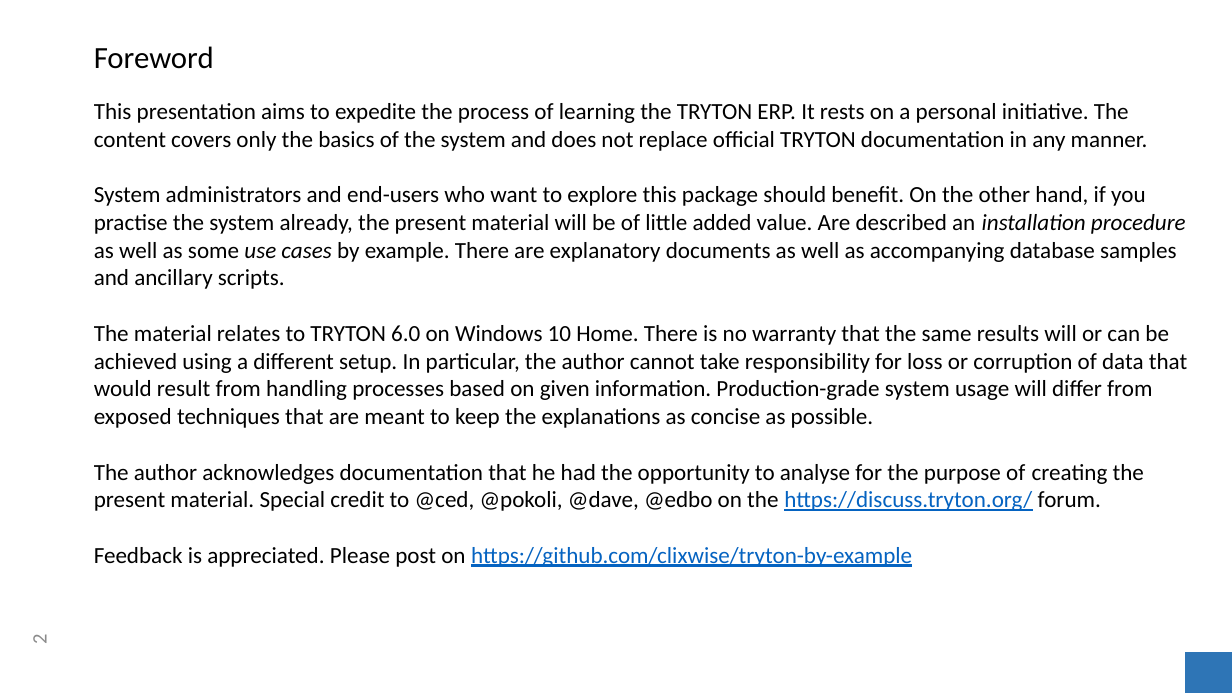
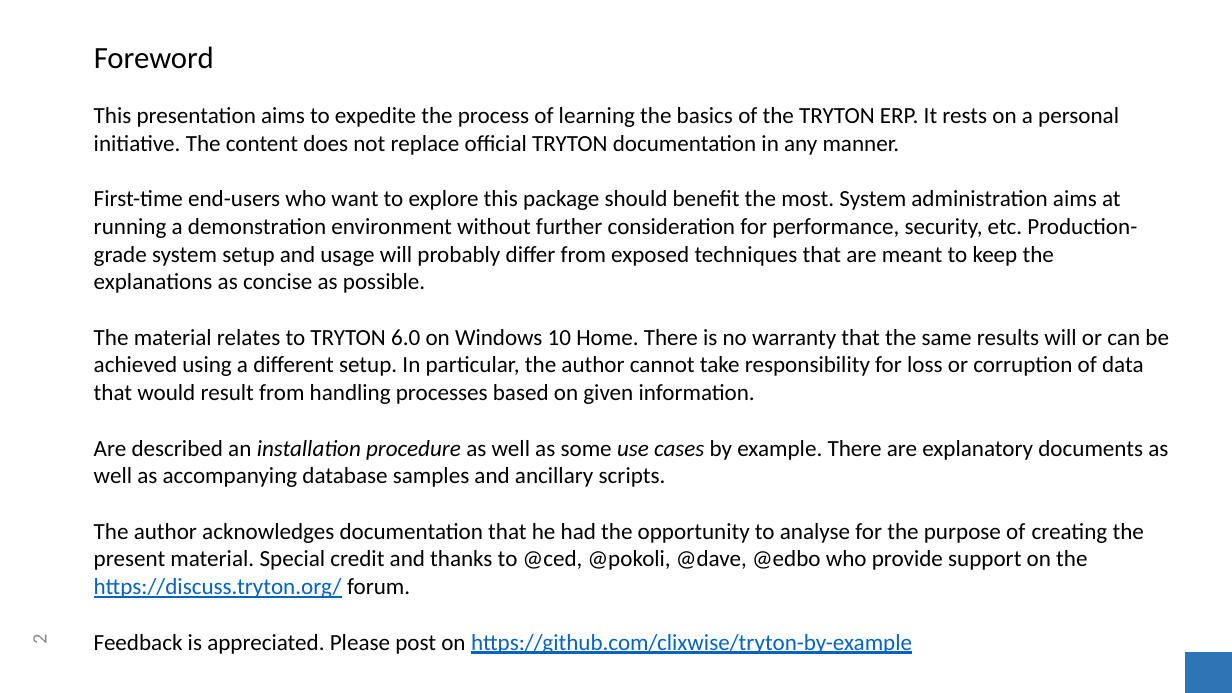
Before and after one commit to clixwise/tryton-by-example, a slide deck: slide 2 of Tryton 6.0 - Doc 00.01 - Installation & administration.pptx. Drawn at 1232x693 pixels with LibreOffice and Linux fonts; fonts in the diff are those of the drawing. Boxes give left, top, right and bottom in pixels: in the first picture for what was removed or moved away, otherwise in the second. Text is boxed around its words. In the diff, an @@ line names an element or a change of style, - is before the commit and + after.

```diff
--- a/Tryton 6.0 - Doc 00.01 - Installation & administration.pptx
+++ b/Tryton 6.0 - Doc 00.01 - Installation & administration.pptx
@@ text at (x1=94, y1=107, x2=1169, y2=654): text changed @@
-This presentation aims to expedite the process of learning the TRYTON ERP. It rests on a personal initiative. The content covers only the basics of the system and does not replace official TRYTON documentation in any manner.
-System administrators and end-users who want to explore this package should benefit. On the other hand, if you practise the system already, the present material will be of little added value. Are described an installation procedure as well as some use cases by example. There are explanatory documents as well as accompanying database samples and ancillary scripts.
-The material relates to TRYTON 6.0 on Windows 10 Home. There is no warranty that the same results will or can be achieved using a different setup. In particular, the author cannot take responsibility for loss or corruption of data that would result from handling processes based on given information. Production-grade system usage will differ from exposed techniques that are meant to keep the explanations as concise as possible.
-The author acknowledges documentation that he had the opportunity to analyse for the purpose of creating the present material. Special credit to @ced, @pokoli, @dave, @edbo on the https://discuss.tryton.org/ forum.
-Feedback is appreciated. Please post on https://github.com/clixwise/tryton-by-example
+This presentation aims to expedite the process of learning the basics of the TRYTON ERP. It rests on a personal initiative. The content does not replace official TRYTON documentation in any manner.
+First-time end-users who want to explore this package should benefit the most. System administration aims at running a demonstration environment without further consideration for performance, security, etc. Production-grade system setup and usage will probably differ from exposed techniques that are meant to keep the explanations as concise as possible.
+The material relates to TRYTON 6.0 on Windows 10 Home. There is no warranty that the same results will or can be achieved using a different setup. In particular, the author cannot take responsibility for loss or corruption of data that would result from handling processes based on given information.
+Are described an installation procedure as well as some use cases by example. There are explanatory documents as well as accompanying database samples and ancillary scripts.
+The author acknowledges documentation that he had the opportunity to analyse for the purpose of creating the present material. Special credit and thanks to @ced, @pokoli, @dave, @edbo who provide support on the https://discuss.tryton.org/ forum.
+Feedback is appreciated. Please post on https://github.com/clixwise/tryton-by-example
```
Also in this commit, not shown: 10 other slides changed, 4 slides added, 2 slides removed, 14 other files.
